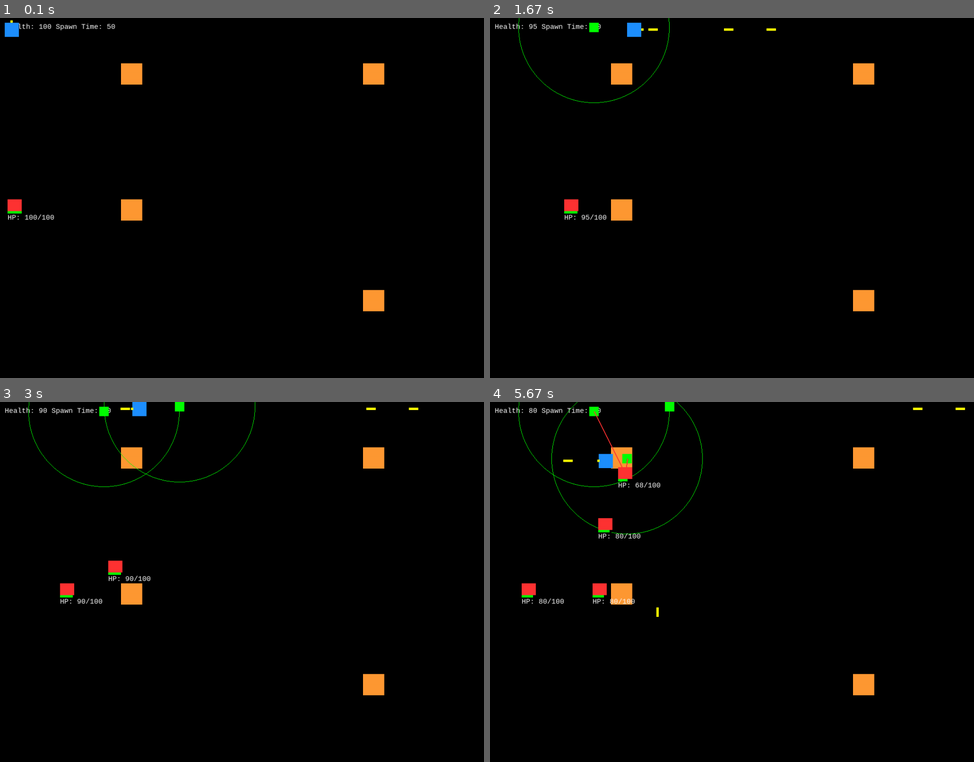
Above: before the commit, frames 1-4 (two rows, left to right).
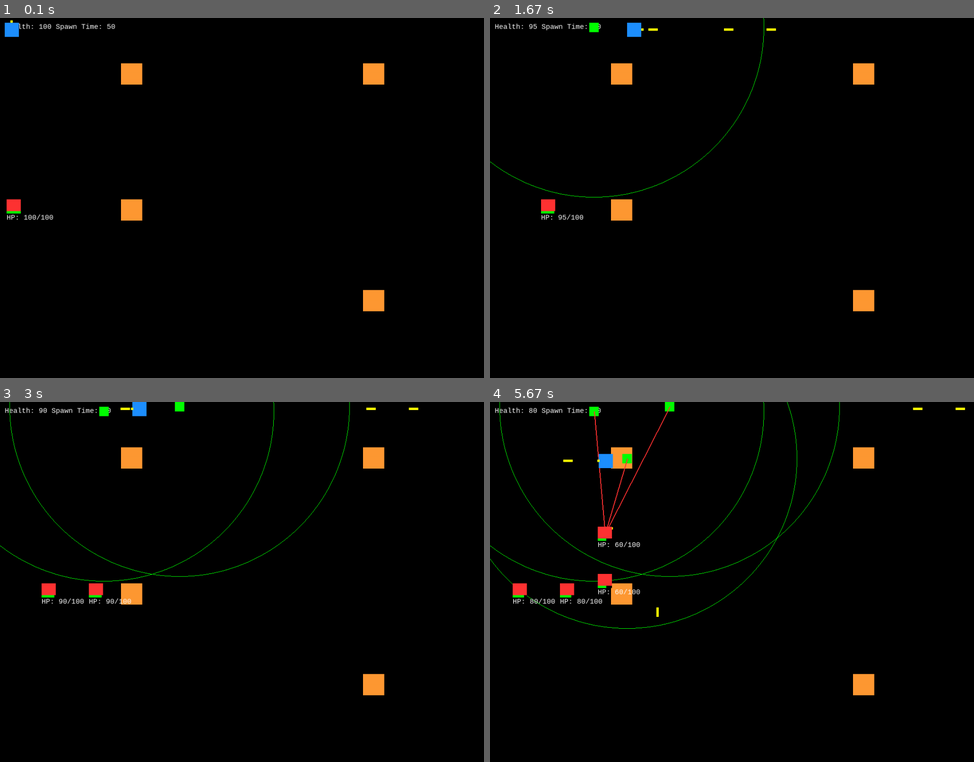
Above: after the commit, the same moments.

Repository: JasZhe/Tower-Defense
Game: pygame game, started from game.py
Same seed, same stepped clock (60 frames per second), same inputs: the game is played once before the commit and once after it.
Inputs:
- Up to frame 1 (0.1 s): no input
- Up to frame 2 (1.67 s): tap T at 0.33, 1.32 s; hold G 0.67-1.13 s; hold Right 0.67-1.13 s; tap Space at 0.73, 1.03, 1.23, 1.53 s; tap J at 0.82 s; hold Right 1.17-1.63 s
- Up to frame 3 (3 s): hold Up 1.67-1.97 s; tap Space at 1.73, 2.07, 2.37, 2.57, 2.87 s; hold Right 2-2.47 s; tap J at 2.15 s; hold Left from 2.5 s (still down); tap T at 2.65 s
- Up to frame 4 (5.67 s): release Left at 3.03 s; hold Down 3.07-3.37 s; tap Space at 3.13, 3.47, 3.77, 3.9, 4.3, 4.6, 4.97, 5.37 s; hold Left 3.4-3.8 s; tap J at 3.55, 5.05 s; hold Up 3.83-4.2 s; tap T at 3.98, 5.45 s; hold Right 4.23-4.87 s; hold Down 4.9-5.27 s; hold Left from 5.3 s (still down)

The runs differ from the first frame. In frame 1, 0.1% of the frame differs, in the area x 1-12%, y 50-57%; in frame 2, 0.7%; in frame 3, 1.4%; in frame 4, 2.4%, in the area x 0-73%, y 0-63%.

Commit message:
Fixed shooting mechanics for vertical enemies for some cases; however, there are still lots of bugs

Diff:
--- a/classes.py
+++ b/classes.py
@@ -99,7 +99,7 @@
 
 class Tower(object):
 
-    def __init__(self, pos, shellSpeed = 10, reload = 15):
+    def __init__(self, pos, shellSpeed = 30, reload = 30):
         # moved space_between to properties
         self.pos = pos
         self.level = 0
--- a/game.py
+++ b/game.py
@@ -144,6 +144,8 @@
                 coord_add(player.body.center, (
                     -w/2, -h/2)), YELLOW, HEIGHT, w, h))
             last_shot = now
+            #bullet_speed = (bullet_speed[0] + 0.1, bullet_speed[1])
+           # print(bullet_speed)
 
     if pressed[pygame.K_t]:
         temp = Tower((player.body.x, player.body.y))
@@ -235,23 +237,24 @@
 
                 if tower.canShoot():
                     #if enemy.body.x - tower.body.x == 0:
-
                     c = (enemy.body.center[1] - tower.body.center[1]) * 1.0 / (enemy.body.center[0] - tower.body.center[0])
                     if enemy.speed[0] == 0:
-                        angle = math.acos(-enemy.speed[1] * 1.0 / (tower.shellSpeed * math.sqrt(1.0 + c**2))) / 2.0
-
-
-                    #if (c > 0 and coord_subtract(enemy.body.center, tower.body.center)[1] < 0) or (c < 0 and coord_subtract(enemy.body.center, tower.body.center)[1] > 0):
-                    #    angle += math.pi
-
+                        angle = math.acos(-enemy.speed[1] * 1.0 / (tower.shellSpeed * math.sqrt(1.0 + c * c))) - math.atan(1/c)
+                        if (c > 0 and enemy.body.center[1] - tower.body.center[1] <= 0) or \
+                            (c < 0 and enemy.body.center[1] - tower.body.center[1] <= 0):
+                            angle += math.pi
                         tower_bullets.append(
                             Bullet((tower.shellSpeed*math.cos(angle), tower.shellSpeed*math.sin(angle)),
                              tower.body.center, YELLOW, HEIGHT, width = 5, height = 5))
 
                 # now based on the tower damage specified in the properties file
-                enemy.hp = enemy.hp - tower.damage
+                #enemy.hp = enemy.hp - tower.damage
                 break
         tower.time += 1
+
+    for bullet in tower_bullets:
+        if bullet.check_destroy():
+            tower_bullets.remove(bullet)
 
     for bullet in tower_bullets:
         pygame.draw.rect(screen, bullet.colour, bullet.body)
@@ -277,10 +280,16 @@
             if bullet.body.colliderect(enemy.body):
                 enemy.hp = enemy.hp - SHOT_DMG
                 bullet_list.remove(bullet)
+        for bullet in tower_bullets:
+            if bullet.body.colliderect(enemy.body):
+                enemy.hp = enemy.hp - tower.damage
+                tower_bullets.remove(bullet)
 
         if enemy.check_destroy():
             enemy_list.remove(enemy)
 
+
+    # Draw enemy if still alive at the end of the frame
     for enemy in enemy_list:
         pygame.draw.rect(screen, enemy.colour, enemy.body)
 
--- a/properties.py
+++ b/properties.py
@@ -29,7 +29,7 @@
 SHOT_HEIGHT = 20
 
 # Direction constants
-RATE = 3
+RATE = 2
 RIGHT = (RATE, 0)
 LEFT = (-RATE, 0)
 UP = (0, -RATE)
@@ -43,7 +43,7 @@
 INITIAL_SIZE = (20, 20)
 upgrade_list = [GREEN, CYAN, BLUE, DARK_BLUE, YELLOW, ORANGE, MAGENTA, WHITE]
 
-tower_damage = {GREEN : 0.5, CYAN : 0.75, BLUE : 1, DARK_BLUE : 1.25, YELLOW : 1.5, ORANGE : 1.75,
+tower_damage = {GREEN : 20, CYAN : 0.75, BLUE : 1, DARK_BLUE : 1.25, YELLOW : 1.5, ORANGE : 1.75,
 				MAGENTA : 2, WHITE : 2.25}
 
 tower_cost = {GREEN : 5, CYAN : 10, BLUE : 15, DARK_BLUE : 20, YELLOW : 30, ORANGE : 40,
@@ -52,7 +52,7 @@
 tower_inflation = {GREEN : (0, 0), CYAN : (0, 0), BLUE : (10, 10), DARK_BLUE : (0, 0),
 			  YELLOW : (5, 5), ORANGE : (0, 0), MAGENTA : (5, 5), WHITE : (5, 5)}
 
-tower_range = {GREEN : 160, CYAN : 170, BLUE : 180, DARK_BLUE : 185, YELLOW : 190, ORANGE : 195,
+tower_range = {GREEN : 360, CYAN : 170, BLUE : 180, DARK_BLUE : 185, YELLOW : 190, ORANGE : 195,
 				MAGENTA : 200, WHITE : 210}
 
 # enemy stuff
Not shown, changed: classes.pyc
Not shown, changed: properties.pyc
